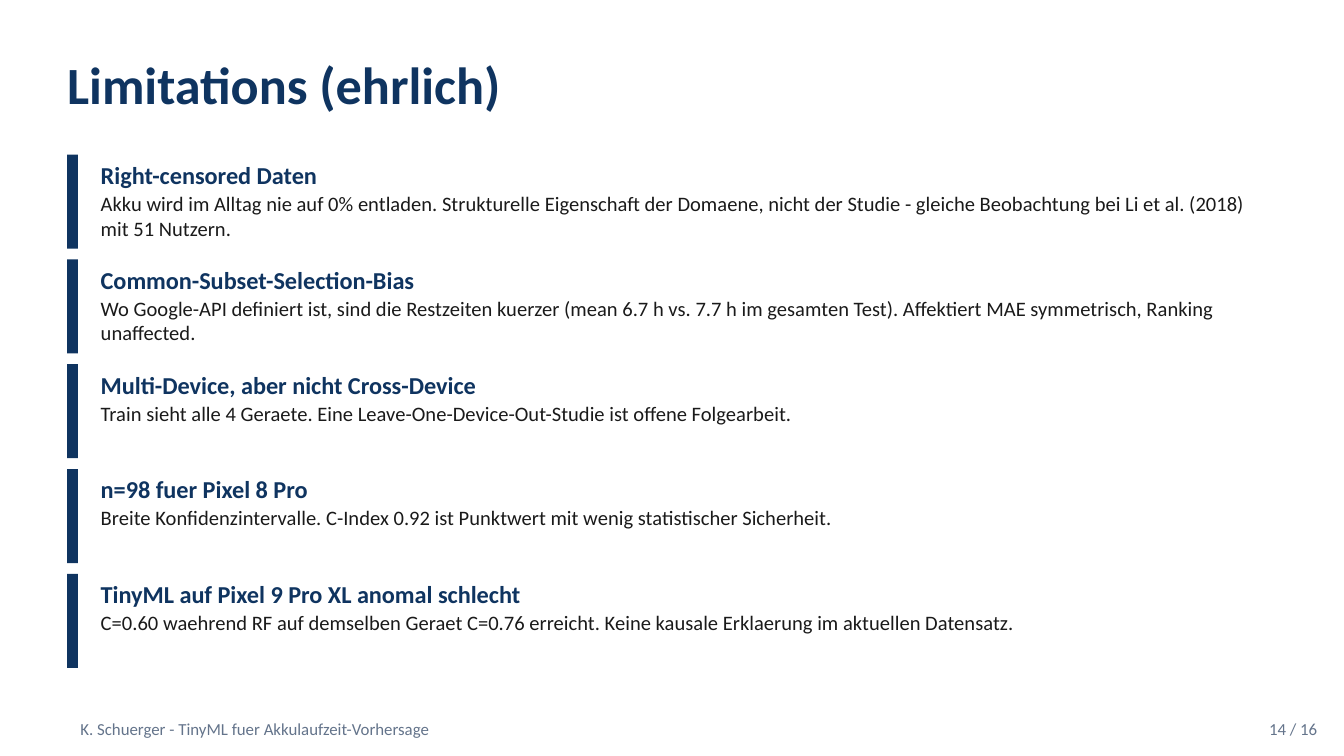
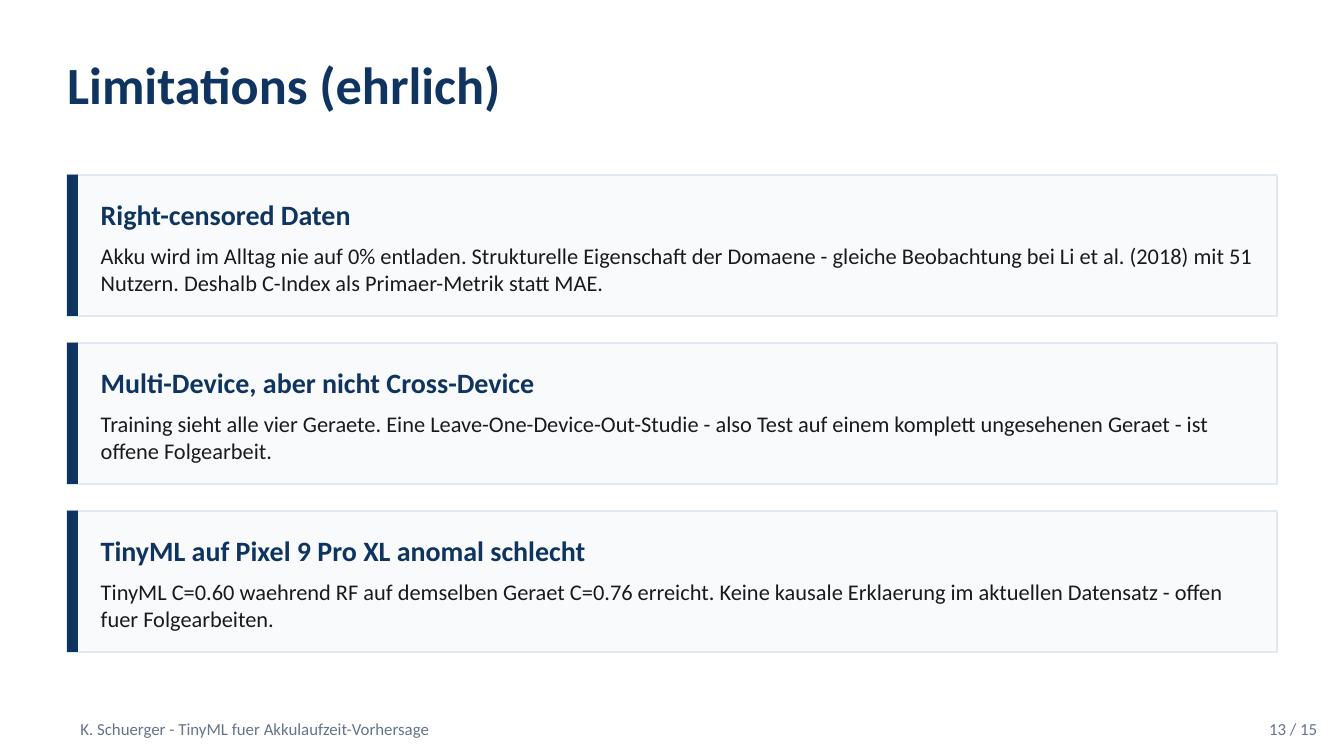
Before and after one commit to Keno-fsdf/HandyUsageRepo, a slide deck: slide 13 of paper/Paper_Verteidigung.pptx (slide 14 before the commit). Drawn at 1344x756 pixels with LibreOffice and Linux fonts; fonts in the diff are those of the drawing. Boxes give left, top, right and bottom in pixels: in the first picture for what was removed or moved away, otherwise in the second. Text is boxed around its words. In the diff, an @@ line names an element or a change of style, - is before the commit and + after.

```diff
--- a/paper/Paper_Verteidigung.pptx
+++ b/paper/Paper_Verteidigung.pptx
@@ rectangle: place and size @@
-rectangle at box(67, 155, 78, 249)
+rectangle at box(67, 175, 78, 316)
@@ rectangle added at box(67, 175, 1277, 316), fill #F8FAFC, outline #E2E8F0 1 pt @@
@@ text "Right-censored Daten": place and size @@
-text "Right-censored Daten" at box(101, 167, 317, 188)
+text "Right-censored Daten" at box(101, 205, 351, 230)
@@ rectangle removed at box(67, 259, 78, 353) @@
@@ text at box(101, 248, 1252, 291): text changed; size 11 to 12 pt @@
-Akku wird im Alltag nie auf 0% entladen. Strukturelle Eigenschaft der Domaene, nicht der Studie - gleiche Beobachtung bei Li et al. (2018) mit 51 Nutzern.
+Akku wird im Alltag nie auf 0% entladen. Strukturelle Eigenschaft der Domaene - gleiche Beobachtung bei Li et al. (2018) mit 51 Nutzern. Deshalb C-Index als Primaer-Metrik statt MAE.
@@ text removed at box(101, 272, 414, 289) @@
-Common-Subset-Selection-Bias
@@ text removed at box(101, 301, 1212, 340) @@
-Wo Google-API definiert ist, sind die Restzeiten kuerzer (mean 6.7 h vs. 7.7 h im gesamten Test). Affektiert MAE symmetrisch, Ranking unaffected.
@@ rectangle: place and size @@
-rectangle at box(67, 364, 78, 458)
+rectangle at box(67, 343, 78, 484)
@@ rectangle added at box(67, 343, 1277, 484), fill #F8FAFC, outline #E2E8F0 1 pt @@
@@ text at box(101, 416, 1208, 463): text changed; size 11 to 12 pt @@
-Train sieht alle 4 Geraete. Eine Leave-One-Device-Out-Studie ist offene Folgearbeit.
+Training sieht alle vier Geraete. Eine Leave-One-Device-Out-Studie - also Test auf einem komplett ungesehenen Geraet - ist offene Folgearbeit.
@@ rectangle removed at box(67, 469, 78, 563) @@
@@ text removed at box(101, 481, 307, 498) @@
-n=98 fuer Pixel 8 Pro
@@ rectangle: place and size @@
-rectangle at box(67, 574, 78, 668)
+rectangle at box(67, 511, 78, 652)
@@ rectangle added at box(67, 511, 1277, 652), fill #F8FAFC, outline #E2E8F0 1 pt @@
@@ size 13 to 15 pt in 3 elements at box(101, 373, 534, 397), box(101, 205, 351, 230), box(101, 541, 585, 566) @@
@@ text "TinyML auf Pixel 9 Pro ...": place and size @@
-text "TinyML auf Pixel 9 Pro ..." at box(101, 586, 520, 607)
+text "TinyML auf Pixel 9 Pro ..." at box(101, 541, 585, 566)
@@ text removed at box(101, 510, 831, 529) @@
-Breite Konfidenzintervalle. C-Index 0.92 ist Punktwert mit wenig statistischer Sicherheit.
@@ text at box(101, 584, 1222, 631): text changed; size 11 to 12 pt @@
-C=0.60 waehrend RF auf demselben Geraet C=0.76 erreicht. Keine kausale Erklaerung im aktuellen Datensatz.
+TinyML C=0.60 waehrend RF auf demselben Geraet C=0.76 erreicht. Keine kausale Erklaerung im aktuellen Datensatz - offen fuer Folgearbeiten.
@@ text at box(1269, 724, 1317, 735): text changed @@
-14 / 16
+13 / 15
```
Also in this commit, not shown: 13 other slides changed, 1 slide added, 2 slides removed, 1 other file.
